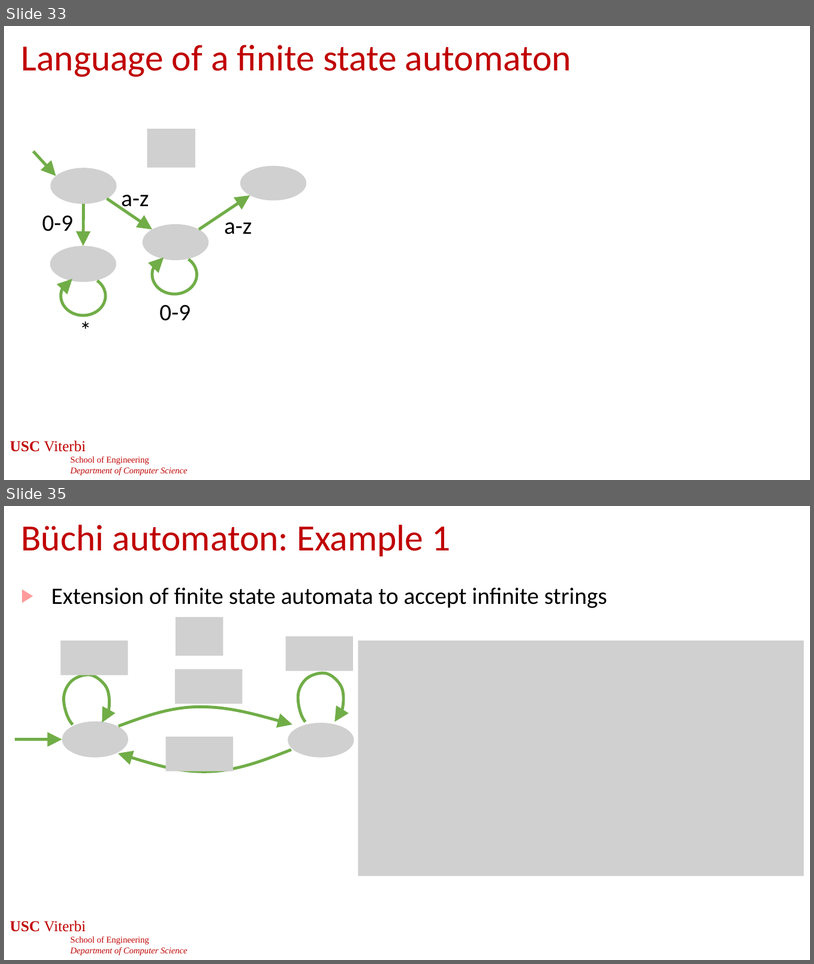
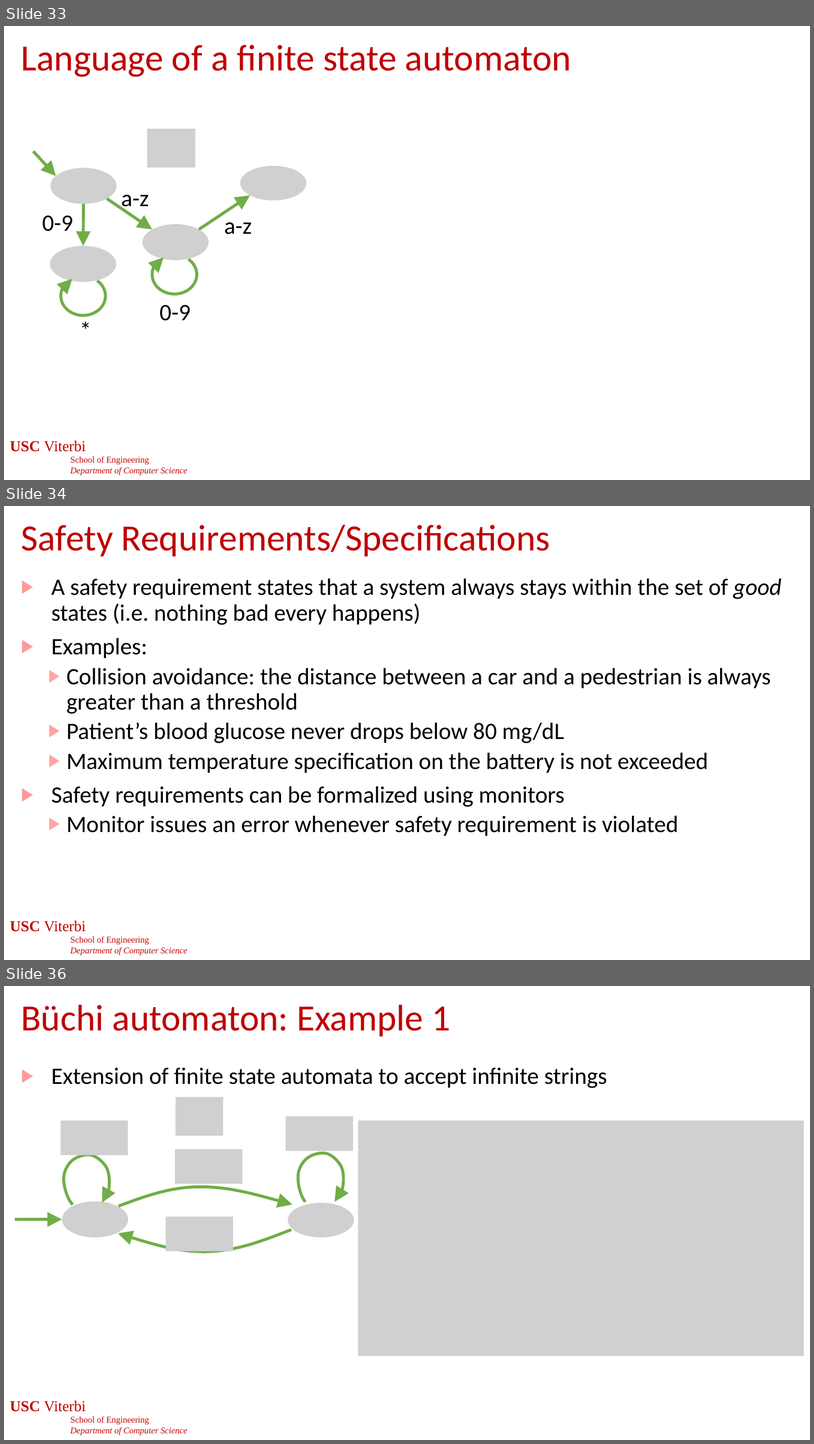
Before and after one commit to jdeshmukh/jdeshmukh.github.io, a slide deck: teaching/cs513-autocps-fall-2024/slides/LTL.pptx. Shown one above the other, each under a label of ours: slides 33 and 35 before the commit, slides 33, 34 and 36 after it; the slides between them are not shown. The pictures are 814x964 and 814x1444 pixels, drawn with LibreOffice and Linux fonts; fonts in the diff are those of the drawing; grey boxes stand for pictures; background and template pictures are left out. Boxes give left, top, right and bottom in pixels: in the first picture for what was removed or moved away, otherwise in the second. Text is boxed around its words. In the diff, an @@ line names an element or a change of style, - is before the commit and + after.

```diff
--- a/teaching/cs513-autocps-fall-2024/slides/LTL.pptx
+++ b/teaching/cs513-autocps-fall-2024/slides/LTL.pptx
@@ slide 34 added at <box>4,506,810,960</box>, background #FFFFFF; not listed: 1 template element that a slide beside it also shows @@
@@ title added at <box>21,525,551,556</box>, 44 pt, text #C00000 @@
+Safety Requirements/Specifications
@@ text added at <box>51,578,782,836</box>, 28 pt, text #000000 @@
+▶ A safety requirement states that a system always stays within the set of good states (i.e. nothing bad every happens)
+▶ Examples:
+  ▶ Collision avoidance: the distance between a car and a pedestrian is always greater than a threshold
+  ▶ Patient’s blood glucose never drops below 80 mg/dL
+  ▶ Maximum temperature specification on the battery is not exceeded
+▶ Safety requirements can be formalized using monitors
+  ▶ Monitor issues an error whenever safety requirement is violated
@@ page number added at <box>317,916,498,940</box>, 24 pt, text #FFFFFF @@
+34
@@ what was slide 35 is now slide 36 @@
```
Also in this commit, not shown: 5 slides changed, 3 other files.
